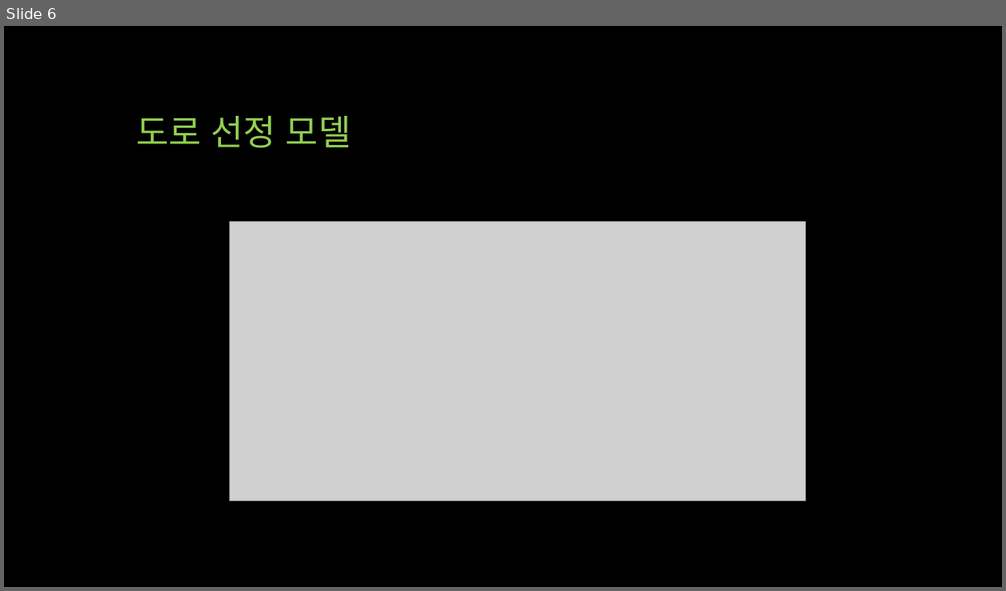
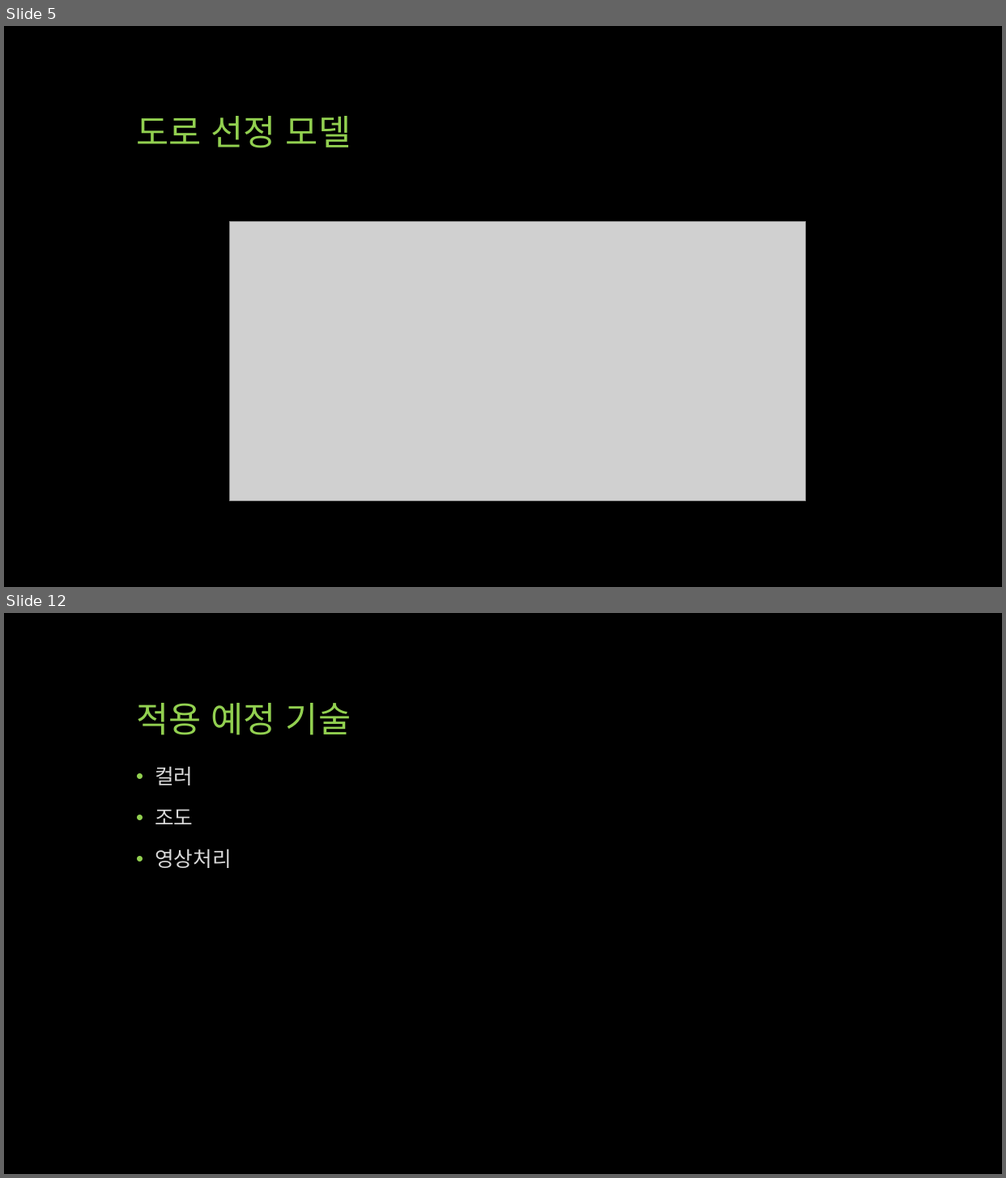
Before and after one commit to Sihan-Son/AutoPilotCar_arduino, a slide deck: docu/ppt/2017_08_06/자율 주행 자동차 프로젝트.pptx. Shown one above the other, each under a label of ours: slide 6 before the commit, slides 5 and 12 after it; the slides between them are not shown. The pictures are 1006x591 and 1006x1178 pixels, drawn with LibreOffice and Linux fonts; fonts in the diff are those of the drawing; grey boxes stand for pictures. Boxes give left, top, right and bottom in pixels: in the first picture for what was removed or moved away, otherwise in the second. Text is boxed around its words. In the diff, an @@ line names an element or a change of style, - is before the commit and + after.

```diff
--- a/docu/ppt/2017_08_06/자율 주행 자동차 프로젝트.pptx
+++ b/docu/ppt/2017_08_06/자율 주행 자동차 프로젝트.pptx
@@ slide 12 added at bbox=[4, 613, 1002, 1174], background #000000 @@
@@ title added at bbox=[136, 703, 351, 735], 34 pt, text #92D050 @@
+적용 예정 기술
@@ text added at bbox=[155, 766, 232, 868], 20 pt, text #D9D9D9 @@
+• 컬러
+• 조도
+• 영상처리
@@ what was slide 6 is now slide 5 @@
```
Also in this commit, not shown: 2 slides changed, 5 other slides added, 8 slides removed.
